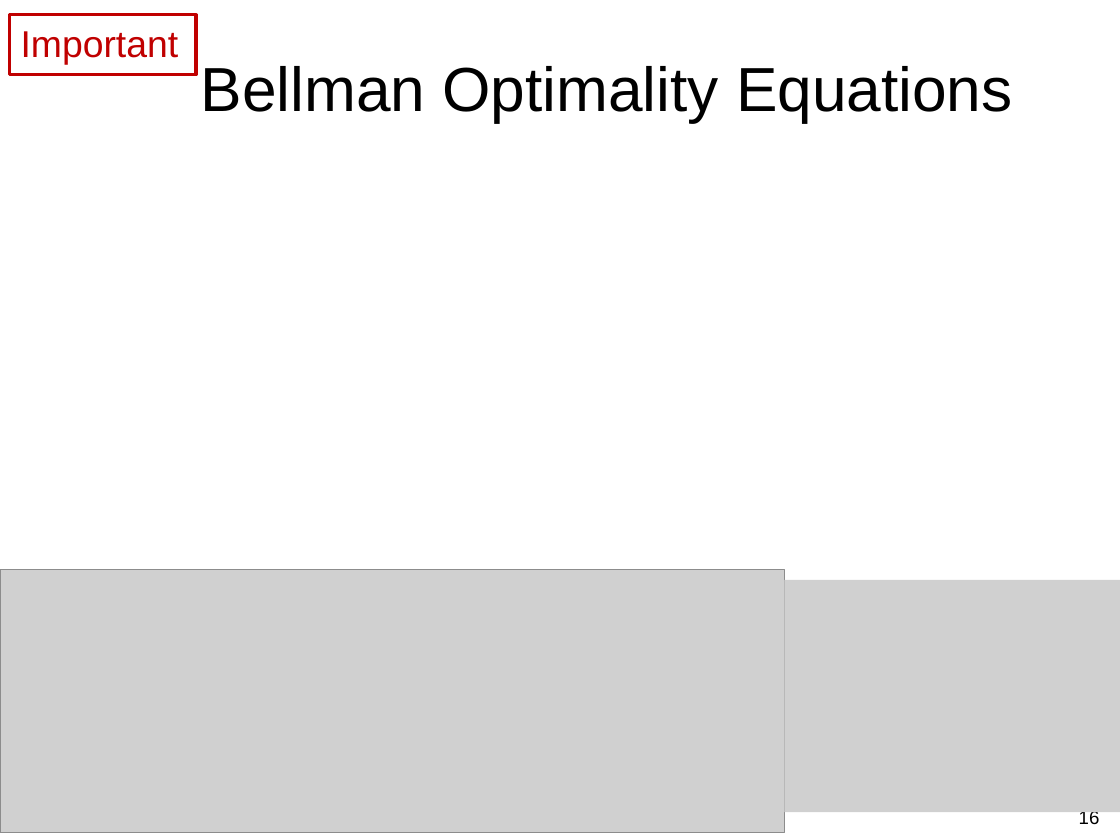
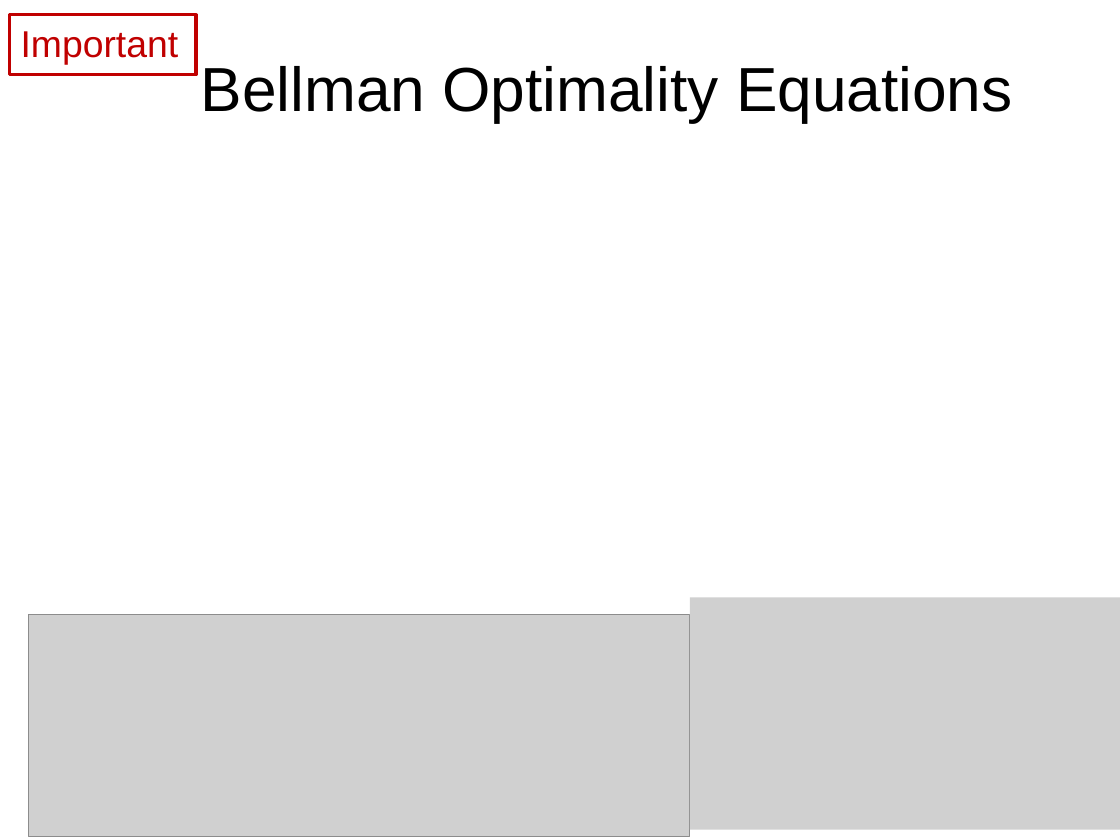
Before and after one commit to guzonghua/saav, a slide deck: slide 16 of PPTs/L7.1 Markov Decision Process.pptx. Drawn at 1120x840 pixels with LibreOffice and Linux fonts; fonts in the diff are those of the drawing; grey boxes stand for pictures. Boxes give left, top, right and bottom in pixels: in the first picture for what was removed or moved away, otherwise in the second. Text is boxed around its words. In the diff, an @@ line names an element or a change of style, - is before the commit and + after.

```diff
--- a/PPTs/L7.1 Markov Decision Process.pptx
+++ b/PPTs/L7.1 Markov Decision Process.pptx
@@ picture: place and size @@
-picture at box(784, 580, 1120, 813)
+picture at box(690, 597, 1120, 830)
@@ picture: place and size @@
-picture at box(0, 569, 784, 832)
+picture at box(29, 615, 690, 837)
@@ page number removed at box(1079, 809, 1100, 824) @@
-16
```
Also in this commit, not shown: 4 other files.
